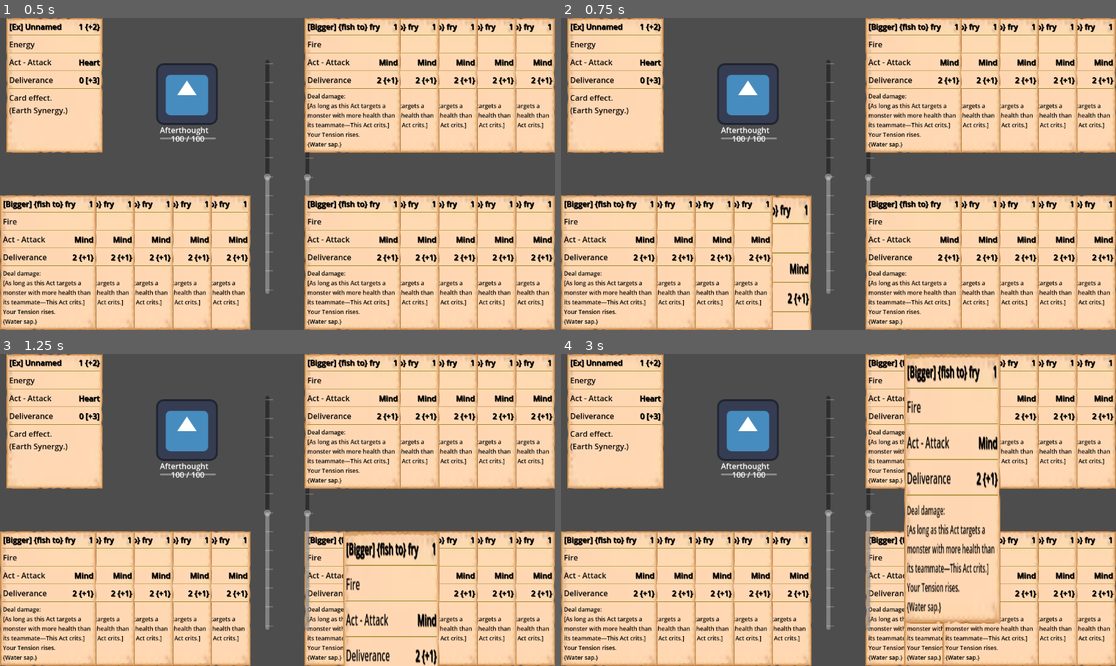
Above: before the commit, frames 1-4 (two rows, left to right).
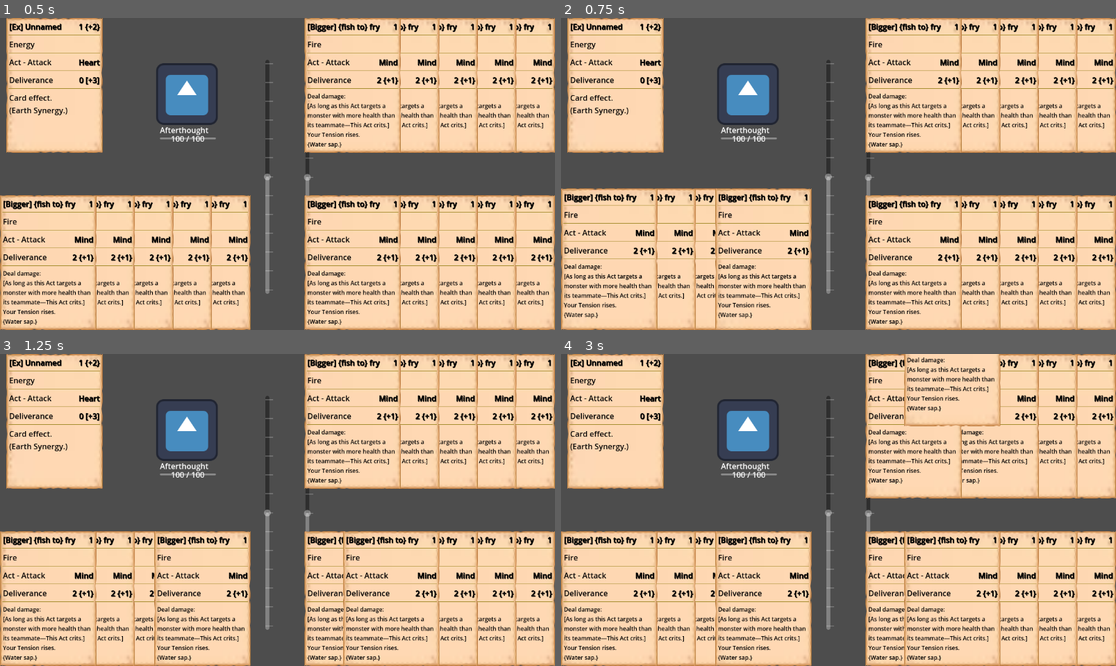
Above: after the commit, the same moments.

Repository: FooFootheGoon/godot-project
Game: Godot game, scene res://data/scenes/battle_scene.tscn
The game is run twice, just before and just after one commit, with the same random seed, the same clock (stepped at 60 frames per second) and the same inputs. The engine's default icon, where the game draws it, is replaced by a stand-in: a white triangle on a blue panel in a dark square.
Inputs (mouse positions are in pixels of both pictures, inside the frame that each line leads up to):
- Up to frame 1 (0.5 s): no input
- Up to frame 2 (0.75 s): drag from (755, 242) to (916, 239) at 0.52 s
- Up to frame 3 (1.25 s): no input
- Up to frame 4 (3 s): drag from (916, 575) to (755, 578) at 1.27 s; move the mouse to (749, 428) at 2.02 s; click (749, 428) at 2.17 s; tap Enter at 2.75 s; drag from (916, 432) to (916, 575) at 2.77 s

Frame 1 is identical in both runs. In frame 2, 7.3% of the frame differs, in the area x 0-46%, y 54-100%; in frame 3, 4.4%; in frame 4, 10%, in the area x 27-100%, y 0-100%.

Commit message:
Wrestling with card displays, Mk III

Diff:
--- a/data/cards/card_display.gd
+++ b/data/cards/card_display.gd
@@ -12,7 +12,8 @@
 # --- Common Properties ---
 var card_data: CardData
 var owner_monster: MonsterDisplay
-var prezoom_z_index = 0
+var prezoom_z_index: int = 0
+var original_position: Vector2
 
 # --- Hover Animation Logic ---
 @onready var internal_vbox = $MarginContainer/VBoxContainer
@@ -22,8 +23,8 @@
 var expanded_y_size = 300 # The full, 'popped-up' height
 
 func _ready():
-	pivot_offset = Vector2(custom_minimum_size.x / 2.0, default_y_size)
 	custom_minimum_size.y = default_y_size
+	original_position = position
 	mouse_entered.connect(_on_mouse_entered)
 	mouse_exited.connect(_on_mouse_exited)
 
@@ -36,25 +37,29 @@
 	if is_hovered: return
 	is_hovered = true
 	prezoom_z_index = z_index
-	z_index = 10
+	z_index = 100
 
-	# Child scripts will need to define which containers to swap ratios for.
-	# We'll handle that in the child script.
+	var size_change = expanded_y_size - default_y_size
+	var target_pos_y = original_position.y - size_change
 
-	var target_scale = expanded_y_size / default_y_size
-	var tween = create_tween().set_trans(Tween.TRANS_SINE).set_ease(Tween.EASE_OUT)
-	tween.tween_property(self, "scale:y", target_scale, 0.2)
+	var tween = create_tween().set_parallel().set_trans(Tween.TRANS_SINE).set_ease(Tween.EASE_OUT)
+	tween.tween_property(self, "custom_minimum_size:y", expanded_y_size, 0.2)
+	tween.tween_property(self, "position:y", target_pos_y, 0.2)
+
 	emit_signal("hovered", self)
 
 func _on_mouse_exited():
-	is_hovered = false
-	z_index = prezoom_z_index
-	var tween = create_tween().set_trans(Tween.TRANS_SINE).set_ease(Tween.EASE_IN)
-	tween.tween_property(self, "scale:y", 1.0, 0.2)
+	if not is_hovered: return
+
+	var tween = create_tween().set_parallel().set_trans(Tween.TRANS_SINE).set_ease(Tween.EASE_IN)
+	tween.tween_property(self, "custom_minimum_size:y", default_y_size, 0.2)
+	tween.tween_property(self, "position:y", original_position.y, 0.2)
 
 	await tween.finished
+	# Only reset z_index if the mouse hasn't immediately re-entered.
 	if not is_hovered:
-		z_index = 0
+		z_index = prezoom_z_index
+
 	emit_signal("unhovered", self)
 
 func _gui_input(event):
--- a/data/scenes/battle_scene.tscn
+++ b/data/scenes/battle_scene.tscn
@@ -48,7 +48,6 @@
 size_flags_horizontal = 0
 size_flags_vertical = 8
 theme_override_constants/separation = -120
-alignment = 1
 
 [node name="Ally2Hand" type="HBoxContainer" parent="."]
 layout_mode = 1
